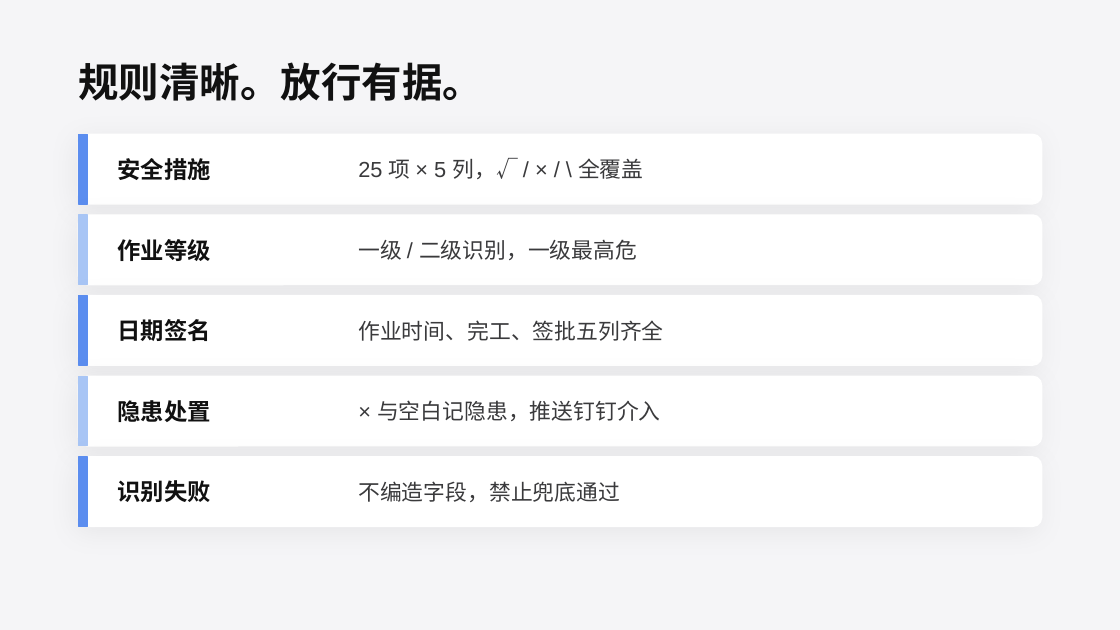
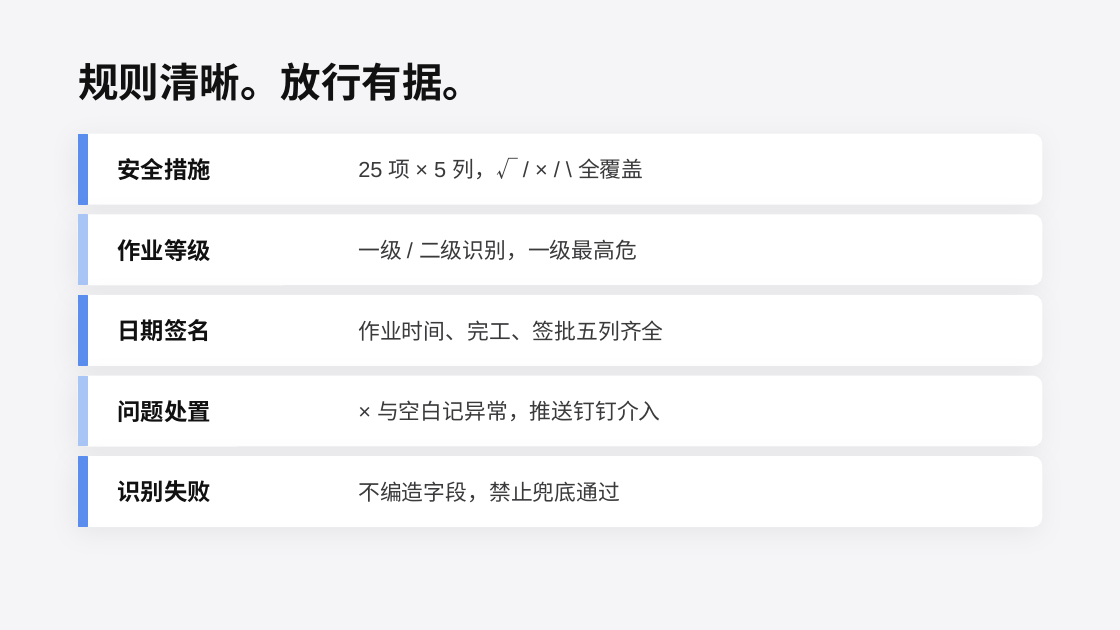
Before and after one commit to CFM503/player, a slide deck: slide 9 of 数字化安全监督员_宣传.pptx. Drawn at 1120x630 pixels with LibreOffice and Linux fonts; fonts in the diff are those of the drawing. Boxes give left, top, right and bottom in pixels: in the first picture for what was removed or moved away, otherwise in the second. Text is boxed around its words. In the diff, an @@ line names an element or a change of style, - is before the commit and + after.

```diff
--- a/数字化安全监督员_宣传.pptx
+++ b/数字化安全监督员_宣传.pptx
@@ text at (x1=118, y1=400, x2=211, y2=422): text changed @@
-隐患处置
+问题处置
@@ text at (x1=377, y1=400, x2=661, y2=421): text changed @@
-× 与空白记隐患，推送钉钉介入
+× 与空白记异常，推送钉钉介入
```
Also in this commit, not shown: 5 other slides changed, 13 other files.
